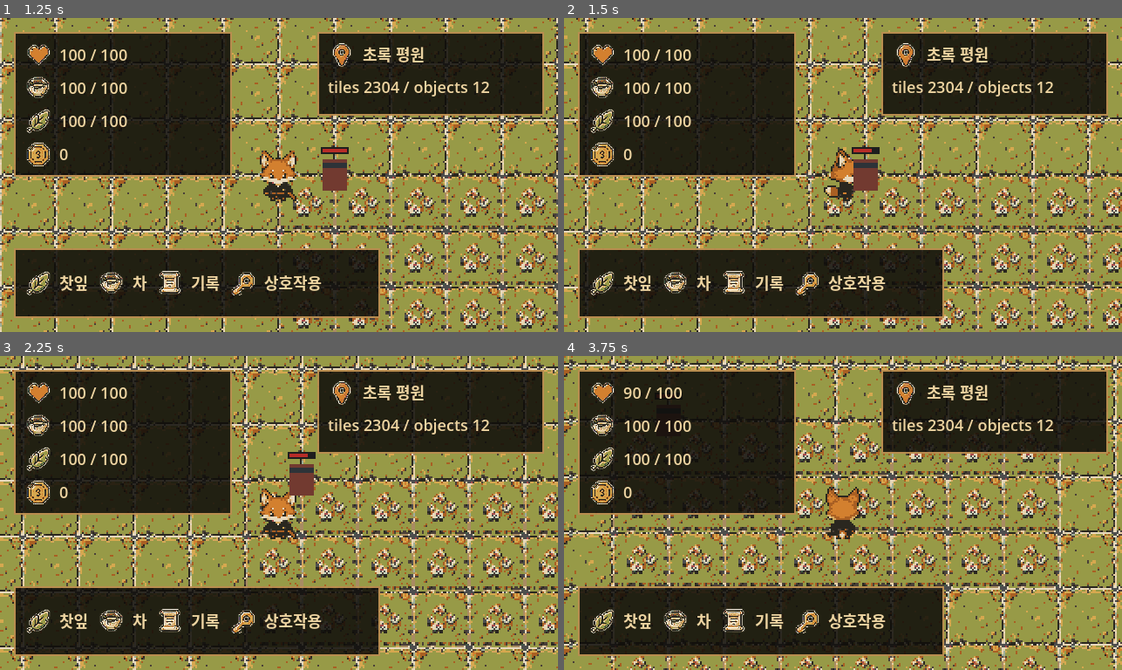
Above: before the commit, frames 1-4 (two rows, left to right).
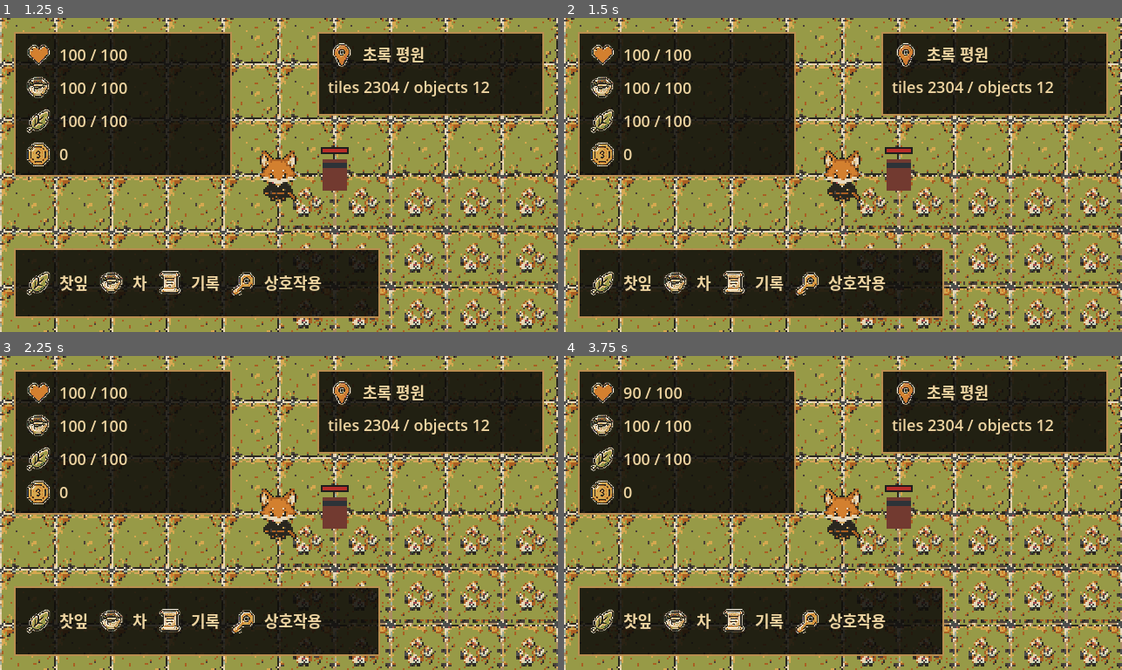
Above: after the commit, the same moments.

Repository: FLYLIKEB/samurai-tea-fox
Game: Godot game, scene res://scenes/ui/start_screen.tscn
Two runs of this game, one before a commit and one after it. Both use one fixed random seed, a clock stepped at 60 frames per second and the inputs below.
Inputs:
- Up to frame 1 (1.25 s): click "시작하기" at 0.5 s
- Up to frame 2 (1.5 s): tap Enter (ui_accept) at 1.25 s; hold D (move_right) from 1.28 s (still down); tap J (attack) at 1.35 s
- Up to frame 3 (2.25 s): tap Enter (ui_accept) at 1.52, 2 s; release D (move_right) at 2.03 s; hold S (move_down) from 2.03 s (still down); tap U (cast_ability) at 2.1 s
- Up to frame 4 (3.75 s): tap Enter (ui_accept) at 2.27 s; release S (move_down) at 2.78 s; hold D (move_right) 2.78-3.53 s; tap K (dodge) at 2.85 s; hold W (move_up) from 3.53 s (still down); tap L (drink_tea) at 3.6 s

Frame 1 is identical in both runs. In frame 2, 27% of the frame differs, in the area x 0-100%, y 0-100%; in frame 3, 30%; in frame 4, 32%.
Error after the commit: Parse Error: Could not preload resource script "res://src/save/save_codec.gd". (res://src/save/save_store.gd:4)

Commit message:
omx(team): auto-checkpoint worker-2 [2]

Diff:
--- a/src/meta/run_end_processor.gd
+++ b/src/meta/run_end_processor.gd
@@ -21,12 +21,18 @@
 const REWARD_KINDS := [REWARD_UNLOCK_FLAG, REWARD_DIALOGUE_MEMORY_FLAG, REWARD_DISCOVERED_RECORD]
 
 func apply_run_end(meta_state: Dictionary, run_summary: Dictionary) -> Dictionary:
+	var validation := _validate_previous_run_inputs(run_summary)
+	if not validation.ok:
+		return validation
 	var next_meta := _prepare_next_meta(meta_state, run_summary)
 	for flag in run_summary.get("earned_meta_flags", []):
 		_append_unique(next_meta.unlocked_meta_flags, String(flag))
 	return next_meta
 
 func apply_run_end_with_unlocks(meta_state: Dictionary, run_summary: Dictionary, unlock_definitions: Array) -> Dictionary:
+	var validation := _validate_previous_run_inputs(run_summary)
+	if not validation.ok:
+		return validation
 	var next_meta := _prepare_next_meta(meta_state, run_summary)
 	var events := _events_from_run_summary(run_summary)
 	var allowed_counter_targets := _cumulative_counter_targets(unlock_definitions)
@@ -39,7 +45,11 @@
 		var definition_id := String(definition.get("id", ""))
 		if next_meta.unlocked_meta_flags.has(definition_id):
 			continue
-		var condition := _definition_condition(definition)
+		var condition_shape := _definition_condition(definition)
+		if not condition_shape.ok:
+			condition_shape["definition_id"] = definition_id
+			return condition_shape
+		var condition: Dictionary = condition_shape.condition
 		var condition_result := _condition_passes(condition, next_meta, events)
 		if not condition_result.ok:
 			condition_result["definition_id"] = definition_id
@@ -115,12 +125,15 @@
 	return next_meta
 
 func _definition_condition(definition: Dictionary) -> Dictionary:
-	return {
+	var threshold = definition.get("threshold", null)
+	if threshold == null or not _is_non_negative_integer(threshold):
+		return _failure("invalid_condition_threshold", "Meta unlock condition threshold must be a non-negative integer.")
+	return {"ok": true, "condition": {
 		"type": String(definition.get("condition_event", definition.get("condition_kind", definition.get("condition_type", "")))),
 		"target": String(definition.get("condition_target", "")),
 		"operator": String(definition.get("condition_operator", "equals")),
-		"threshold": int(definition.get("threshold", 1))
-	}
+		"threshold": int(threshold)
+	}}
 
 func _definition_reward(definition: Dictionary) -> Dictionary:
 	return {
@@ -206,7 +219,10 @@
 		var definition_id := String(definition.get("id", ""))
 		if definition_id.is_empty():
 			return _failure("missing_definition_id", "Meta unlock definition is missing id.")
-		var condition := _definition_condition(definition)
+		var condition_result := _definition_condition(definition)
+		if not condition_result.ok:
+			return condition_result
+		var condition: Dictionary = condition_result.condition
 		if String(condition.type) == CONDITION_CUMULATIVE_EVENT_COUNT_AT_LEAST:
 			var target := _counter_key(String(condition.target))
 			if not target.is_empty():
@@ -260,6 +276,41 @@
 func _counter_key(event_key: String) -> String:
 	return event_key
 
+func _validate_previous_run_inputs(run_summary: Dictionary) -> Dictionary:
+	for field in ["past_choice_ids", "choice_history", "reached_place_ids", "reached_biome_ids", "death_record_ids"]:
+		if run_summary.has(field):
+			var result := _validate_stable_id_array(run_summary[field], field)
+			if not result.ok:
+				return result
+	for field in ["current_biome_id", "death_record_id"]:
+		if run_summary.has(field):
+			var value := String(run_summary.get(field, ""))
+			if not value.is_empty() and not _is_stable_id(value):
+				return _failure("invalid_run_summary_stable_id", "Run summary field '%s' must be a stable id." % field)
+	return {"ok": true}
+
+func _validate_stable_id_array(value, field: String) -> Dictionary:
+	if typeof(value) != TYPE_ARRAY:
+		return _failure("invalid_run_summary_stable_id_array", "Run summary field '%s' must be an array of stable ids." % field)
+	for entry in value:
+		if typeof(entry) != TYPE_STRING or not _is_stable_id(String(entry)):
+			return _failure("invalid_run_summary_stable_id", "Run summary field '%s' contains a malformed stable id." % field)
+	return {"ok": true}
+
+func _is_non_negative_integer(value) -> bool:
+	if typeof(value) == TYPE_INT:
+		return int(value) >= 0
+	if typeof(value) == TYPE_FLOAT:
+		return is_equal_approx(float(value), floor(float(value))) and int(value) >= 0
+	return false
+
+func _is_stable_id(value: String) -> bool:
+	if value.is_empty():
+		return false
+	var id_pattern := RegEx.new()
+	id_pattern.compile("^[a-z][a-z0-9_]*$")
+	return id_pattern.search(value) != null
+
 func _append_unique(values: Array, id: String) -> void:
 	if id.is_empty():
 		return
--- a/src/narrative/narrative_condition_resolver.gd
+++ b/src/narrative/narrative_condition_resolver.gd
@@ -27,6 +27,10 @@
 	var condition_type := String(condition.get("type", ""))
 	if condition_type.is_empty() or condition_type == "always":
 		return {"ok": true, "passed": true}
+	if META_CONDITION_TYPES.has(condition_type):
+		var shape := _validate_meta_condition_shape(condition_type, condition)
+		if not shape.ok:
+			return shape
 	if META_CONDITION_TYPES.has(condition_type):
 		var validation := _validate_meta_condition(condition_type, condition)
 		if not validation.ok:
@@ -71,6 +75,16 @@
 		return false
 	return values.has(id)
 
+func _validate_meta_condition_shape(condition_type: String, condition: Dictionary) -> Dictionary:
+	if condition_type == META_RUN_COUNT_AT_LEAST:
+		if not condition.has("value") or not _is_non_negative_integer(condition.value):
+			return _failure("invalid_meta_condition_value", "Meta run-count condition requires a non-negative integer value.")
+		return {"ok": true}
+	if [META_FLAG, META_NOT_FLAG, META_PAST_CHOICE, META_REACHED_PLACE, META_DEATH_RECORD].has(condition_type):
+		if not condition.has("id") or typeof(condition.id) != TYPE_STRING or not _is_stable_id(String(condition.id)):
+			return _failure("invalid_meta_condition_id", "Meta condition '%s' requires a stable id." % condition_type)
+	return {"ok": true}
+
 func _inventory_has_item(inventory, item_id: String) -> bool:
 	if item_id.is_empty():
 		return false
--- a/src/save/save_codec.gd
+++ b/src/save/save_codec.gd
@@ -204,8 +204,27 @@
 			return {"ok": true, "snapshot": snapshot.duplicate(true)}
 	return _failure("Cannot encode malformed %s state." % kind)
 
+static func _validate_meta_stable_id_arrays(payload: Dictionary) -> Dictionary:
+	for field in ["past_choice_ids", "reached_place_ids", "death_record_ids"]:
+		if not payload.has(field):
+			continue
+		var values = payload[field]
+		if typeof(values) != TYPE_ARRAY:
+			return _failure("Malformed meta field '%s'." % field)
+		for value in values:
+			if typeof(value) != TYPE_STRING or not _is_stable_id(String(value)):
+				return _failure("Malformed meta stable id in field '%s'." % field)
+	return {"ok": true}
+
 static func _failure(message: String) -> Dictionary:
 	return {"ok": false, "error": message}
+
+static func _is_stable_id(value: String) -> bool:
+	if value.is_empty():
+		return false
+	var id_pattern := RegEx.new()
+	id_pattern.compile("^[a-z][a-z0-9_]*$")
+	return id_pattern.search(value) != null
 
 static func _is_integer_value(value) -> bool:
 	if typeof(value) == TYPE_INT:
